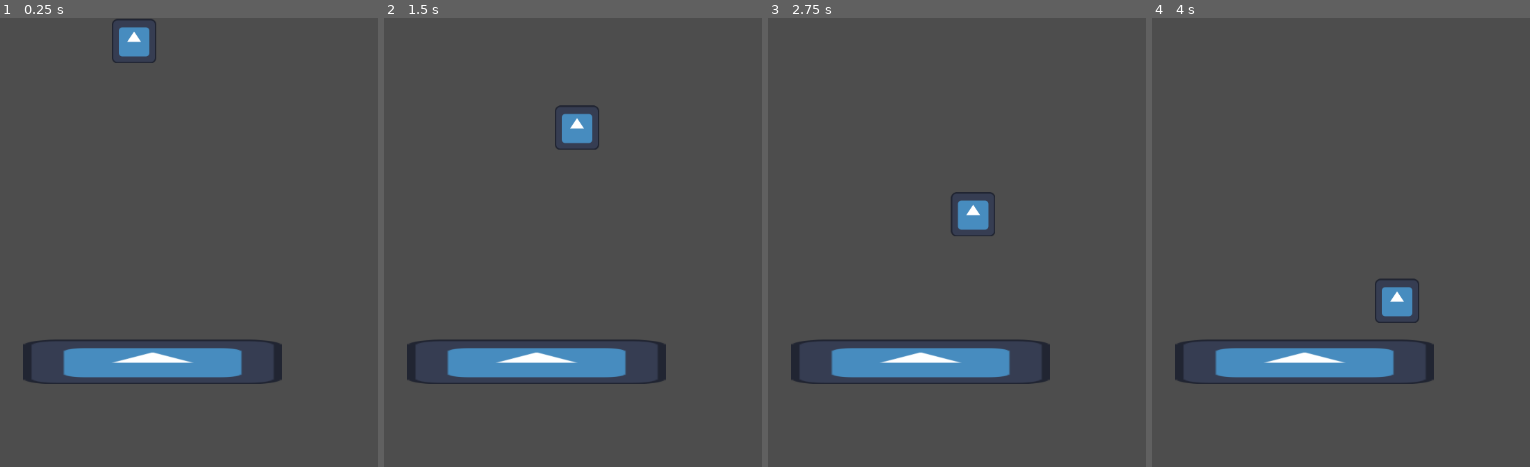
Above: before the commit, frames 1-4 (left to right).
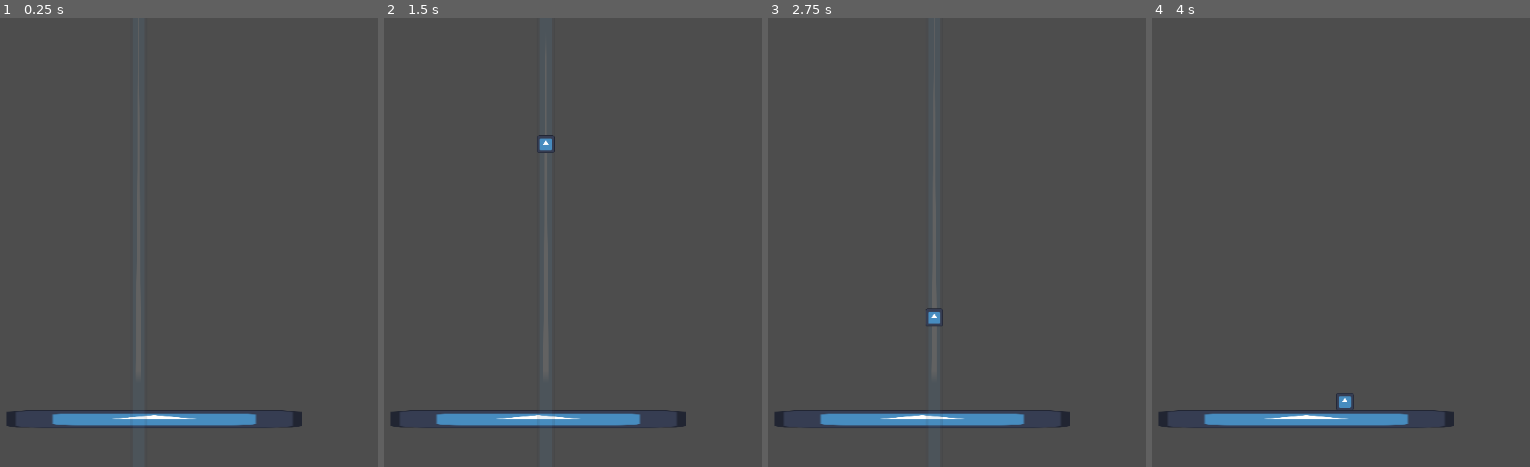
Above: after the commit, the same moments.

Repository: anfray-lapeyre/MADz-GameJam-04-2025
Game: Godot game, scene res://Scenes/Levels/map_game_level.tscn
Two runs of this game, one before a commit and one after it. Both use one fixed random seed, a clock stepped at 60 frames per second and the inputs below. The engine's default icon, where the game draws it, is replaced by a stand-in: a white triangle on a blue panel in a dark square.
Inputs:
- Up to frame 1 (0.25 s): no input
- Up to frame 2 (1.5 s): hold D (move_right) 0.53-1.28 s; hold A (move_left) from 1.28 s (still down)
- Up to frame 3 (2.75 s): release A (move_left) at 2.03 s; hold D (move_right) from 2.03 s (still down)
- Up to frame 4 (4 s): release D (move_right) at 3.53 s; hold A (move_left) from 3.53 s (still down)

The runs differ from the first frame. In frame 1, 6.9% of the frame differs, in the area x 1-80%, y 0-92%; in frame 2, 7.1%, in the area x 1-80%, y 19-92%; in frame 3, 7.0%; in frame 4, 7.0%.

Commit message:
Added light-beam feedback and grid-like movement

Diff:
--- a/the_souls_balance/Scenes/Levels/map_game_level.tscn
+++ b/the_souls_balance/Scenes/Levels/map_game_level.tscn
@@ -6,24 +6,24 @@
 [ext_resource type="Texture2D" uid="uid://dp7igmvsk0mcr" path="res://Assets/2D/icon.svg" id="4_04g2o"]
 
 [sub_resource type="RectangleShape2D" id="RectangleShape2D_02pa6"]
-size = Vector2(729, 123)
+size = Vector2(2126.5, 123)
 
 [node name="Node2D" type="Node2D"]
 script = ExtResource("1_kl2sp")
-ex_experience_list = Array[PackedScene]([ExtResource("2_obd1 …(131 unchanged characters)… ource("3_sailx"), ExtResource("3_sailx")])
-ex_spawn_position = Vector2(600, -500)
+ex_experience_list = Array[PackedScene]([ExtResource("2_obd1 …(131 unchanged characters)… ource("3_sailx"), ExtResource("3_sailx"), ExtResource("3_sailx"), ExtResource("3_sailx"), ExtResource("3_sailx"), ExtResource("3_sailx"), ExtResource("3_sailx"), ExtResource("3_sailx"), ExtResource("3_sailx"), ExtResource("3_sailx"), ExtResource("3_sailx"), ExtResource("3_sailx"), ExtResource("3_sailx"), ExtResource("3_sailx"), ExtResource("3_sailx"), ExtResource("3_sailx"), ExtResource("3_sailx"), ExtResource("3_sailx"), ExtResource("3_sailx")])
+ex_spawn_position = Vector2(600, -3000)
 
-[node name="StaticBody2D" type="StaticBody2D" parent="."]
+[node name="ground" type="StaticBody2D" parent="."]
 
-[node name="CollisionShape2D" type="CollisionShape2D" parent="StaticBody2D"]
-position = Vector2(655, 474.5)
+[node name="gound_collision" type="CollisionShape2D" parent="ground"]
+position = Vector2(709.25, 481.5)
 shape = SubResource("RectangleShape2D_02pa6")
 
-[node name="Sprite2D" type="Sprite2D" parent="StaticBody2D"]
-position = Vector2(653.5, 476)
-scale = Vector2(5.82031, 1)
+[node name="ground_sprite" type="Sprite2D" parent="ground"]
+position = Vector2(713.5, 483)
+scale = Vector2(16.6484, 1)
 texture = ExtResource("4_04g2o")
 
 [node name="Camera2D" type="Camera2D" parent="."]
-position = Vector2(630, 131)
-zoom = Vector2(0.5, 0.5)
+position = Vector2(643, -791)
+zoom = Vector2(0.2, 0.2)
--- a/the_souls_balance/Scenes/Objects/Experiences/obj_experience.tscn
+++ b/the_souls_balance/Scenes/Objects/Experiences/obj_experience.tscn
@@ -5,6 +5,7 @@
 
 [node name="obj_experience" type="RigidBody2D"]
 script = ExtResource("1_717cv")
+ex_fall_speed = 1000.0
 
 [node name="experience_sprite" type="Sprite2D" parent="."]
 texture = ExtResource("1_7giel")
@@ -14,6 +15,13 @@
 scale = Vector2(3.9375, 4)
 polygon = PackedVector2Array(15.4921, 15.25, -15.4921, 15.25, -15.4921, -15.5, 15.4921, -15.5)
 
+[node name="light_beam" type="Sprite2D" parent="."]
+modulate = Color(1, 1, 1, 0.121)
+show_behind_parent = true
+position = Vector2(-0.500005, -1)
+scale = Vector2(0.945312, 90.875)
+texture = ExtResource("1_7giel")
+
 [node name="detect_area" type="Area2D" parent="."]
 
 [node name="detect_area_collider" type="CollisionPolygon2D" parent="detect_area"]
--- a/the_souls_balance/Scripts/NodeScripts/scr_obj_experience.gd
+++ b/the_souls_balance/Scripts/NodeScripts/scr_obj_experience.gd
@@ -1,8 +1,8 @@
 extends RigidBody2D
 
 @export var ex_fall_speed: float = 200.0 # Falling speed when player is in control
-@export var ex_horizontal_distance: float = 5 # horizontal distance when pressing Q and D
-@export_range(0.0, 1.0) var ex_smoothiness_of_transition := 0.5 # Smoothness of the horizontal movement
+@export var ex_cell_size: float = 32.0 # size of a cell from the grid when moving horizontally (where does the piece stops)
+@export var ex_move_repeat_delay: float = 0.1 # Delay for spamming inputs, and gives horizontal speed
 @export var ex_gravity: float = 1.0 # How strong is the gravity when you don't controle the experience anymore
 @export var ex_time_before_release_control: float = 0.0
 signal sig_control_lost
@@ -11,27 +11,60 @@
 var target_position: Vector2
 var is_controlled: bool = true
 @onready var self_collider : RigidBody2D = $"."
+@onready var light_beam : Sprite2D = $light_beam
+
+var move_left_timer := 0.0
+var move_right_timer := 0.0
+var has_moved_left := false
+var has_moved_right := false
 
 func _ready() -> void:
 	target_position = global_position
 	gravity_scale = 0.0
 	freeze = true
+	_update_light_beam()
 
 func _physics_process(delta: float) -> void:
 	if is_controlled:
-		# horizontal deplacement on input pressed
-		if Input.is_action_pressed("move_left"):
-			target_position.x -= ex_horizontal_distance
-		elif Input.is_action_pressed("move_right"):
-			target_position.x += ex_horizontal_distance
+		_handle_horizontal_input(delta)
+
 		if Input.is_action_just_pressed("rotate_left"):
 			_rotate_piece(-1)
 		elif Input.is_action_just_pressed("rotate_right"):
 			_rotate_piece(1)
-		# Makes the horizontal deplacement smooth
-		global_position.x = lerp(global_position.x, target_position.x, ex_smoothiness_of_transition)
 		# allows the free vertical fall
 		global_position.y += ex_fall_speed * delta
+		global_position.x = target_position.x
+
+		_update_light_beam()
+
+
+func _handle_horizontal_input(delta: float) -> void: #Makes the grid-like movement
+	if Input.is_action_pressed("move_left"):
+		move_left_timer -= delta
+		if !has_moved_left or move_left_timer <= 0.0:
+			target_position.x -= ex_cell_size
+			target_position.x = _snap_to_step(target_position.x)
+			move_left_timer = ex_move_repeat_delay
+			has_moved_left = true
+	else:
+			move_left_timer = 0.0
+			has_moved_left = false
+
+	if Input.is_action_pressed("move_right"):
+		move_right_timer -= delta
+		if !has_moved_right or move_right_timer <= 0.0:
+			target_position.x += ex_cell_size
+			target_position.x = _snap_to_step(target_position.x)
+			move_right_timer = ex_move_repeat_delay
+			has_moved_right = true
+	else:
+			move_right_timer = 0.0
+			has_moved_right = false
+
+# function to align exp on the grid
+func _snap_to_step(x: float) -> float:
+	return round(x / ex_cell_size) * ex_cell_size
 
 #Need to separate in two functions because Godot doesn't like to change things while changing physics.
 func _on_area_2d_body_entered(body: Node) -> void:
@@ -50,9 +83,39 @@
 	sig_control_lost.emit() #send a signal to game level
 	gravity_scale = ex_gravity
 	print ("release control")
+	light_beam.hide()
 
 func _rotate_piece(direction: int):
 	current_rotation_state = (current_rotation_state + direction) % 4
 	if current_rotation_state < 0:
 		current_rotation_state += 4
 	rotation_degrees = current_rotation_state * 90
+	_update_light_beam()
+
+	# updates the position of the beam and its size
+func _update_light_beam():
+	var beam := $light_beam
+	var sprite := $experience_sprite
+	if not beam or not sprite or not sprite.texture:
+		return
+	# blocks rotation when experience is rotating
+	beam.rotation = -rotation
+	# follows horizontal position of the experience
+	beam.global_position.x = global_position.x
+	# Mettre le beam tout en bas de l’écran (ajuste si besoin)
+	beam.global_position.y = 0  # tu peux ajuster ce Y selon ton niveau
+	# Getting the right width
+	var tex_size: Vector2 = sprite.texture.get_size()
+	var scale: Vector2 = sprite.scale
+	var width: float = tex_size.x * scale.x if int(rotation_degrees) % 180 == 0 else tex_size.y * scale.y
+	# Apply Size
+	light_beam.scale.x = width / light_beam.texture.get_size().x
+	# Gives the right position
+	var beam_pos: Vector2 = light_beam.position
+	beam_pos.x = 0 # centering on experience
+	light_beam.position = beam_pos
+	# cancels rotation herited
+	light_beam.rotation_degrees = -rotation_degrees
+	# Adatps scale of beam
+	if beam.texture:
+		beam.scale.x = width / beam.texture.get_size().x
